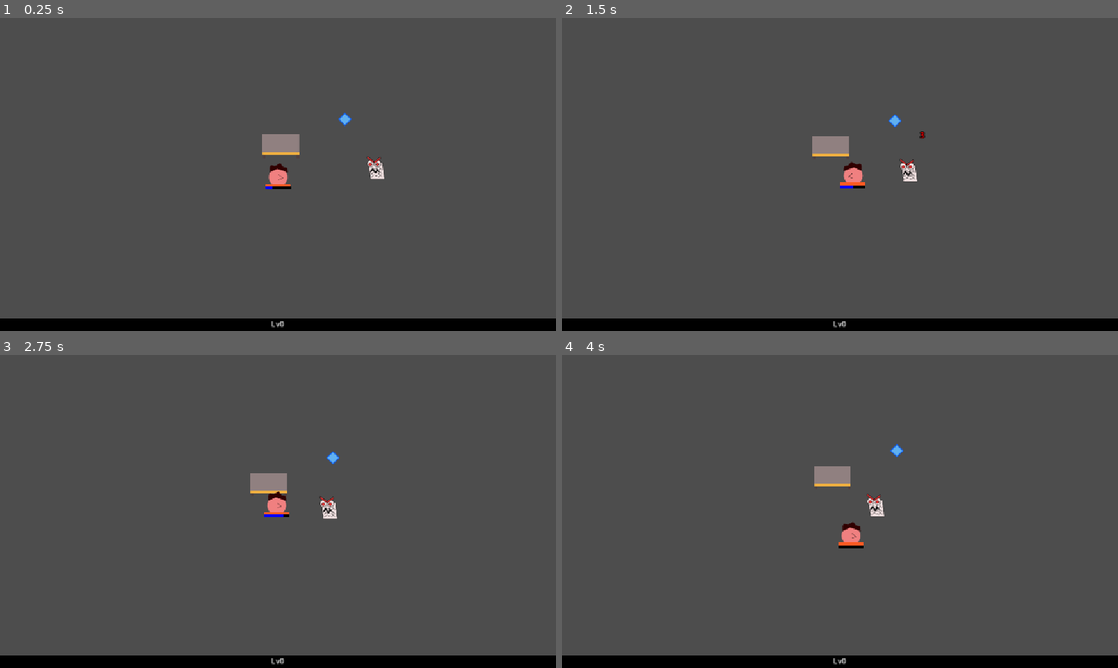
Above: before the commit, frames 1-4 (two rows, left to right).
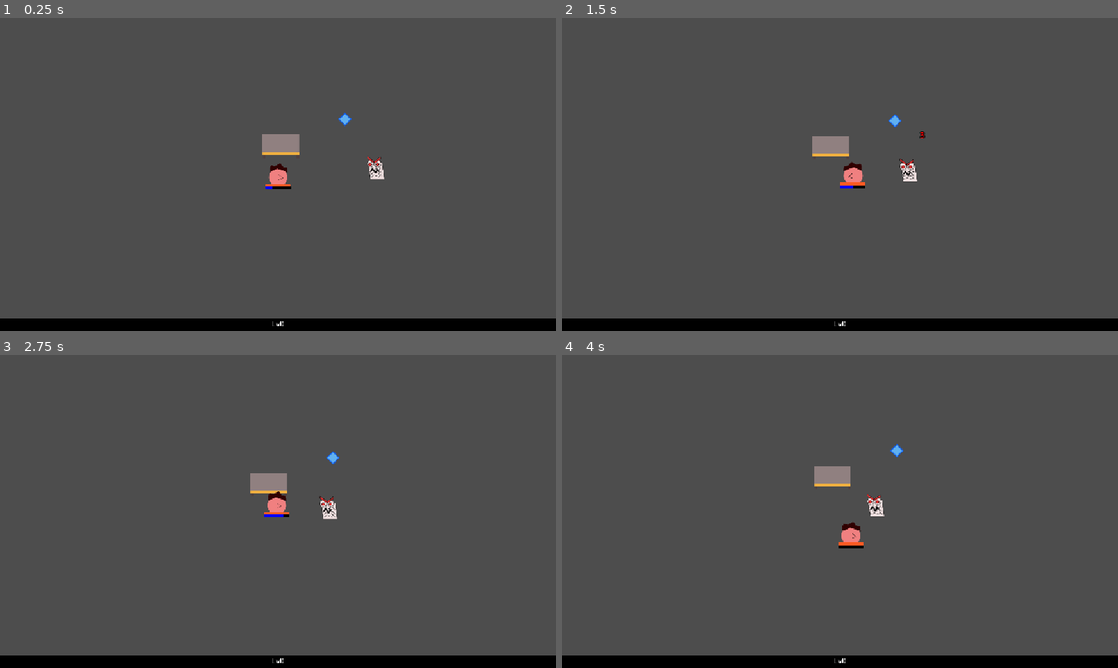
Above: after the commit, the same moments.

Repository: mathew-tran/LevelUpGameJam2025
Game: Godot game, scene res://Scene/Main.tscn
Two runs of this game, one before a commit and one after it. Both use one fixed random seed, a clock stepped at 60 frames per second and the inputs below.
Inputs (mouse positions are in pixels of both pictures, inside the frame that each line leads up to):
- Up to frame 1 (0.25 s): no input
- Up to frame 2 (1.5 s): move the mouse to (962, 158) at 0.52 s; move the mouse to (728, 190) at 1.27 s
- Up to frame 3 (2.75 s): move the mouse to (333, 442) at 2.02 s
- Up to frame 4 (4 s): move the mouse to (812, 574) at 2.77 s; move the mouse to (1006, 558) at 3.52 s

The runs differ from the first frame. In frame 1, 0.1% of the frame differs, in the area x 48-70%, y 30-99%; in frame 2, 0.1%; in frame 3, 0.1%; in frame 4, 0.1%.

Commit message:
player can now upgrade units and unlock new ones

Diff:
--- a/Content/CharacterData.gd
+++ b/Content/CharacterData.gd
@@ -8,6 +8,8 @@
 @export var Description = ""
 @export var Picture : Texture2D
 @export var Projectile : PackedScene
+
+@export var Upgrades : Array[CharacterUpgradeData]
 
 enum DEPARTMENT {
 	ACCOUNTING,
@@ -21,3 +23,11 @@
 
 func GetOccupationString():
 	var str = "from " + str(DEPARTMENT.keys()[Occupation])
+	return str
+
+func Create():
+	var instance = load("res://Prefabs/Characters/Base.tscn").instantiate()
+	instance.global_position = Finder.GetPlayer().GetPlayerPosition()
+	Finder.GetWorkerGroup().add_child(instance)
+
+	instance.Setup(self)
--- /dev/null
+++ b/Content/CharacterPools/Common/Mark.tres
@@ -0,0 +1,18 @@
+[gd_resource type="Resource" script_class="CharacterData" load_steps=6 format=3 uid="uid://cj6fpl8v47hn3"]
+
+[ext_resource type="Texture2D" uid="uid://cj0tuc0njq1l3" path="res://Art/Character/Mark.png" id="1_tk5wi"]
+[ext_resource type="PackedScene" uid="uid://csm5aoidl1x0s" path="res://Prefabs/Projectiles/BaseProjectile.tscn" id="2_eoqc0"]
+[ext_resource type="Script" uid="uid://b1crlyox21yx2" path="res://Content/CharacterUpgradeData.gd" id="3_x2yx5"]
+[ext_resource type="Resource" uid="uid://comm7auor3dgh" path="res://Content/Characters/Mark/Upgrades/Mark_001.tres" id="4_dd2m4"]
+[ext_resource type="Script" uid="uid://dadt4pa7kewb" path="res://Content/CharacterData.gd" id="5_6070i"]
+
+[resource]
+script = ExtResource("5_6070i")
+Name = "Mark"
+Occupation = 0
+Cost = 4
+Description = "Has extra pencils to throw around."
+Picture = ExtResource("1_tk5wi")
+Projectile = ExtResource("2_eoqc0")
+Upgrades = Array[ExtResource("3_x2yx5")]([ExtResource("4_dd2m4")])
+metadata/_custom_type_script = "uid://dadt4pa7kewb"
--- /dev/null
+++ b/Content/CharacterUpgradeData.gd
@@ -0,0 +1,20 @@
+extends Resource
+
+class_name CharacterUpgradeData
+
+func GetUpgradeName():
+	return ""
+
+func Apply(char : BaseCharacter):
+	ApplyUpgrade(char)
+	char.CharacterLevel += 1
+
+func Remove(char : BaseCharacter):
+	RemoveUpgrade(char)
+	pass
+
+func ApplyUpgrade(char : BaseCharacter):
+	pass
+
+func RemoveUpgrade(char : BaseCharacter):
+	pass
--- a/Content/Characters/Mark.tres
+++ /dev/null
@@ -1,15 +0,0 @@
-[gd_resource type="Resource" script_class="CharacterData" load_steps=4 format=3 uid="uid://cj6fpl8v47hn3"]
-
-[ext_resource type="Texture2D" uid="uid://cj0tuc0njq1l3" path="res://Art/Character/Mark.png" id="1_2sfwl"]
-[ext_resource type="Script" uid="uid://dadt4pa7kewb" path="res://Content/CharacterData.gd" id="1_mjtoq"]
-[ext_resource type="PackedScene" uid="uid://csm5aoidl1x0s" path="res://Prefabs/Projectiles/BaseProjectile.tscn" id="2_dqqn2"]
-
-[resource]
-script = ExtResource("1_mjtoq")
-Name = "Mark"
-Occupation = 0
-Cost = 4
-Description = "Has extra pencils to throw around."
-Picture = ExtResource("1_2sfwl")
-Projectile = ExtResource("2_dqqn2")
-metadata/_custom_type_script = "uid://dadt4pa7kewb"
--- /dev/null
+++ b/Content/Characters/Mark/Upgrades/Mark_001.tres
@@ -0,0 +1,8 @@
+[gd_resource type="Resource" script_class="CharacterUpgradeBaseAttackData" load_steps=2 format=3 uid="uid://comm7auor3dgh"]
+
+[ext_resource type="Script" uid="uid://bqa6hwpbpw3x0" path="res://Content/UpgradeTypes/CharacterUpgradeBaseAttack.gd" id="1_je0x3"]
+
+[resource]
+script = ExtResource("1_je0x3")
+Amount = 3
+metadata/_custom_type_script = "uid://bqa6hwpbpw3x0"
--- /dev/null
+++ b/Content/UpgradeTypes/CharacterUpgradeBaseAttack.gd
@@ -0,0 +1,13 @@
+extends CharacterUpgradeData
+
+class_name CharacterUpgradeBaseAttackData
+@export var Amount = 3
+
+func GetUpgradeName():
+	return "Increase base attack by " + str(Amount)
+
+func ApplyUpgrade(char : BaseCharacter):
+	char.Damage += Amount
+
+func RemoveUpgrade(char : BaseCharacter):
+	char.Damage -= Amount
--- a/Prefabs/Pickups/EXP.tscn
+++ b/Prefabs/Pickups/EXP.tscn
@@ -8,7 +8,7 @@
 [node name="EXP" type="Area2D"]
 collision_mask = 2
 script = ExtResource("1_cpms5")
-Amount = 200
+Amount = 500
 
 [node name="Sprite2D" type="Sprite2D" parent="."]
 texture = ExtResource("1_xc8gy")
--- a/Prefabs/Player.tscn
+++ b/Prefabs/Player.tscn
@@ -2,7 +2,7 @@
 
 [ext_resource type="Script" uid="uid://bxjtbewgs4xrw" path="res://Scripts/Player.gd" id="1_b43ah"]
 [ext_resource type="PackedScene" uid="uid://uf5h3c2dv0a2" path="res://Prefabs/Characters/Base.tscn" id="1_x3d5u"]
-[ext_resource type="Resource" uid="uid://cj6fpl8v47hn3" path="res://Content/Characters/Mark.tres" id="2_b43ah"]
+[ext_resource type="Resource" uid="uid://cj6fpl8v47hn3" path="res://Content/CharacterPools/Common/Mark.tres" id="2_b43ah"]
 
 [node name="Head" type="Node2D" groups=["Player"]]
 script = ExtResource("1_b43ah")
--- a/Prefabs/UI/PurchaseButton.tscn
+++ b/Prefabs/UI/PurchaseButton.tscn
@@ -1,9 +1,59 @@
-[gd_scene load_steps=2 format=3 uid="uid://bevhto76bb856"]
+[gd_scene load_steps=3 format=3 uid="uid://bevhto76bb856"]
 
 [ext_resource type="Script" uid="uid://dee4p5pykkv1y" path="res://Scripts/UI/PurchaseButton.gd" id="1_itwev"]
+[ext_resource type="Texture2D" uid="uid://cj0tuc0njq1l3" path="res://Art/Character/Mark.png" id="2_d433i"]
 
 [node name="PurchaseButton" type="Button"]
-custom_minimum_size = Vector2(300, 0)
+custom_minimum_size = Vector2(300, 400)
 script = ExtResource("1_itwev")
 
+[node name="Label" type="Label" parent="."]
+layout_mode = 1
+anchors_preset = 15
+anchor_right = 1.0
+anchor_bottom = 1.0
+offset_left = -1.0
+offset_top = 66.0
+offset_right = -1.0
+offset_bottom = -63.0
+grow_horizontal = 2
+grow_vertical = 2
+text = "asdasdasdasdsa
+dasd
+asd
+asd
+asd
+"
+horizontal_alignment = 1
+vertical_alignment = 1
+
+[node name="TextureRect" type="TextureRect" parent="."]
+layout_mode = 0
+offset_left = -76.0
+offset_top = 22.0
+offset_right = 127.0
+offset_bottom = 72.0
+texture = ExtResource("2_d433i")
+expand_mode = 2
+stretch_mode = 5
+
+[node name="Level" type="Label" parent="."]
+layout_mode = 0
+offset_left = 8.0
+offset_top = 5.0
+offset_right = 52.0
+offset_bottom = 28.0
+text = "LV 1"
+horizontal_alignment = 1
+vertical_alignment = 1
+
+[node name="Name" type="Label" parent="."]
+layout_mode = 0
+offset_left = 57.0
+offset_top = 6.0
+offset_right = 296.0
+offset_bottom = 29.0
+text = "Mark from ACCOUNTING"
+vertical_alignment = 1
+
 [connection signal="button_up" from="." to="." method="_on_button_up"]
--- /dev/null
+++ b/Scripts/Autoload/Helper.gd
@@ -0,0 +1,16 @@
+extends Node
+
+func GetAllFilePaths(path: String) -> Array[String]:
+	var file_paths: Array[String] = []
+	var dir = DirAccess.open(path)
+	dir.list_dir_begin()
+	var file_name = dir.get_next()
+	while file_name != "":
+		file_name = file_name.trim_suffix('.remap')
+		var file_path = path + "/" + file_name
+		if dir.current_is_dir():
+			file_paths += GetAllFilePaths(file_path)
+		else:
+			file_paths.append(file_path)
+		file_name = dir.get_next()
+	return file_paths
--- a/Scripts/Character/BaseCharacter.gd
+++ b/Scripts/Character/BaseCharacter.gd
@@ -9,6 +9,14 @@
 var FollowObject = null
 
 var Velocity = Vector2.ZERO
+var Damage = 3
+var CharacterLevel = 1
+
+
+func GetNextUpgrade():
+	if CharacterLevel > CharacterDataRef.Upgrades.size():
+		return null
+	return CharacterDataRef.Upgrades[CharacterLevel - 1]
 
 func _ready() -> void:
 	$HealthComponent.OnTakeDamage.connect(OnTakeDamage)
@@ -22,7 +30,8 @@
 	OnCharacterDeath.emit()
 	queue_free()
 
-func Setup():
+func Setup(newData):
+	CharacterDataRef = newData
 	$Sprite2D.texture = CharacterDataRef.Picture
 
 func _on_shoot_timer_timeout() -> void:
@@ -32,6 +41,7 @@
 			var instance = CharacterDataRef.Projectile.instantiate()
 			instance.Direction = (enemy.global_position - global_position).normalized()
 			instance.global_position = global_position
+			instance.Damage = Damage
 			Finder.GetBulletsGroup().add_child(instance)
 
 func _process(delta: float) -> void:
--- a/Scripts/UI/Levelup.gd
+++ b/Scripts/UI/Levelup.gd
@@ -2,19 +2,89 @@
 
 @onready var PurchaseContainer = $Panel/HBoxContainer
 
+enum UPGRADE_STATE {
+	CHARACTER_UPGRADES,
+	CHARACTER_UNLOCK
+}
+
+var CurrentUpgradeState = UPGRADE_STATE.CHARACTER_UPGRADES
+
+var UpgradeableCharacters = []
+
+var CharactersToUnlock = []
+
 func _ready() -> void:
 	Finder.GetEXPBar().OnLevelUp.connect(OnLevelup)
-
+	CharactersToUnlock = Helper.GetAllFilePaths("res://Content/CharacterPools/Common/")
+	CharactersToUnlock.shuffle()
 func OnLevelup():
 	Setup()
 
 func Setup():
 	get_tree().paused = true
 	await Cleanup()
+	var characters = Finder.GetWorkerGroup().get_children()
+	UpgradeableCharacters.clear()
+	for x in range(0, characters.size()):
+		if characters[x].GetNextUpgrade():
+			UpgradeableCharacters.append(characters[x])
+
+	DetermineUpgradeState()
+	UpgradeableCharacters.shuffle()
+
+	match CurrentUpgradeState:
+		UPGRADE_STATE.CHARACTER_UPGRADES:
+			CreateCharacterUpgrades()
+		UPGRADE_STATE.CHARACTER_UNLOCK:
+			CreateCharacterUnlocks()
+
+
+
+func DetermineUpgradeState():
+	if UpgradeableCharacters.size() > 0:
+		CurrentUpgradeState = UPGRADE_STATE.CHARACTER_UPGRADES
+	else:
+		CurrentUpgradeState = UPGRADE_STATE.CHARACTER_UNLOCK
+
+func CreateCharacterUpgrades():
+	var characters = Finder.GetWorkerGroup().get_children()
+	var upgradeAmount = 0
+	upgradeAmount = clamp(UpgradeableCharacters.size(), 0, 3)
+
+	var index = 0
+	if UpgradeableCharacters.size():
+		while upgradeAmount > 0:
+			CreateCharacterUpgrade(UpgradeableCharacters[index])
+			index += 1
+			upgradeAmount -= 1
+	visible = true
+
+func CreateCharacterUnlocks():
+	var characterAmount = 3
+	var index = 0
+	CharactersToUnlock.shuffle()
+
+	while characterAmount > 0:
+		if CharactersToUnlock.size() > index:
+			var data = {}
+			data["path"] = CharactersToUnlock[index]
+			CreateCharacterUnlock(data)
+			index += 1
+		characterAmount -= 1
+
+	visible = true
+
+func CreateCharacterUpgrade(char : BaseCharacter):
 	var instance = load("res://Prefabs/UI/PurchaseButton.tscn").instantiate()
 	PurchaseContainer.add_child(instance)
 	instance.OnPurchased.connect(OnPurchased)
-	visible = true
+	instance.Setup(char)
+
+func CreateCharacterUnlock(data):
+	var instance = load("res://Prefabs/UI/PurchaseButton.tscn").instantiate()
+	PurchaseContainer.add_child(instance)
+	instance.OnPurchased.connect(OnPurchased)
+	instance.SetupCharUnlock(data)
 
 func Cleanup():
 	for child in PurchaseContainer.get_children():
--- a/Scripts/UI/PurchaseButton.gd
+++ b/Scripts/UI/PurchaseButton.gd
@@ -2,5 +2,32 @@
 
 signal OnPurchased
 
+var UpgradeToMake : CharacterUpgradeData
+var CharacterToApply : BaseCharacter
+var CharacterToAdd : CharacterData
+
+func SetupCharUnlock(data : Dictionary):
+	var charData = load(data["path"]) as CharacterData
+	CharacterToAdd = charData
+	$Label.text = charData.Description
+	$Name.text = charData.Name + " " +  charData.GetOccupationString()
+	$TextureRect.texture = charData.Picture
+	$Level.text = ""
+
+func Setup(character : BaseCharacter):
+	CharacterToApply = character
+
+	var nextUpgrade = character.GetNextUpgrade()
+	UpgradeToMake = nextUpgrade
+
+	$Label.text = nextUpgrade.GetUpgradeName()
+	$TextureRect.texture = character.CharacterDataRef.Picture
+	$Level.text = "LV" + str(character.CharacterLevel)
+	$Name.text = character.CharacterDataRef.Name + " " +  character.CharacterDataRef.GetOccupationString()
+
 func _on_button_up() -> void:
+	if is_instance_valid(UpgradeToMake):
+		UpgradeToMake.Apply(CharacterToApply)
+	elif is_instance_valid(CharacterToAdd):
+		CharacterToAdd.Create()
 	OnPurchased.emit()
--- a/project.godot
+++ b/project.godot
@@ -18,6 +18,7 @@
 [autoload]
 
 Finder="*res://Scripts/Autoload/Finder.gd"
+Helper="*res://Scripts/Autoload/Helper.gd"
 
 [display]
 
@@ -29,3 +30,7 @@
 2d_physics/layer_2="Player"
 2d_physics/layer_3="PlayerProjectile"
 2d_physics/layer_4="Enemy"
+
+[rendering]
+
+textures/canvas_textures/default_texture_filter=3
Not shown, added: Content/CharacterUpgradeData.gd.uid
Not shown, added: Content/UpgradeTypes/CharacterUpgradeBaseAttack.gd.uid
Not shown, added: Scripts/Autoload/Helper.gd.uid
